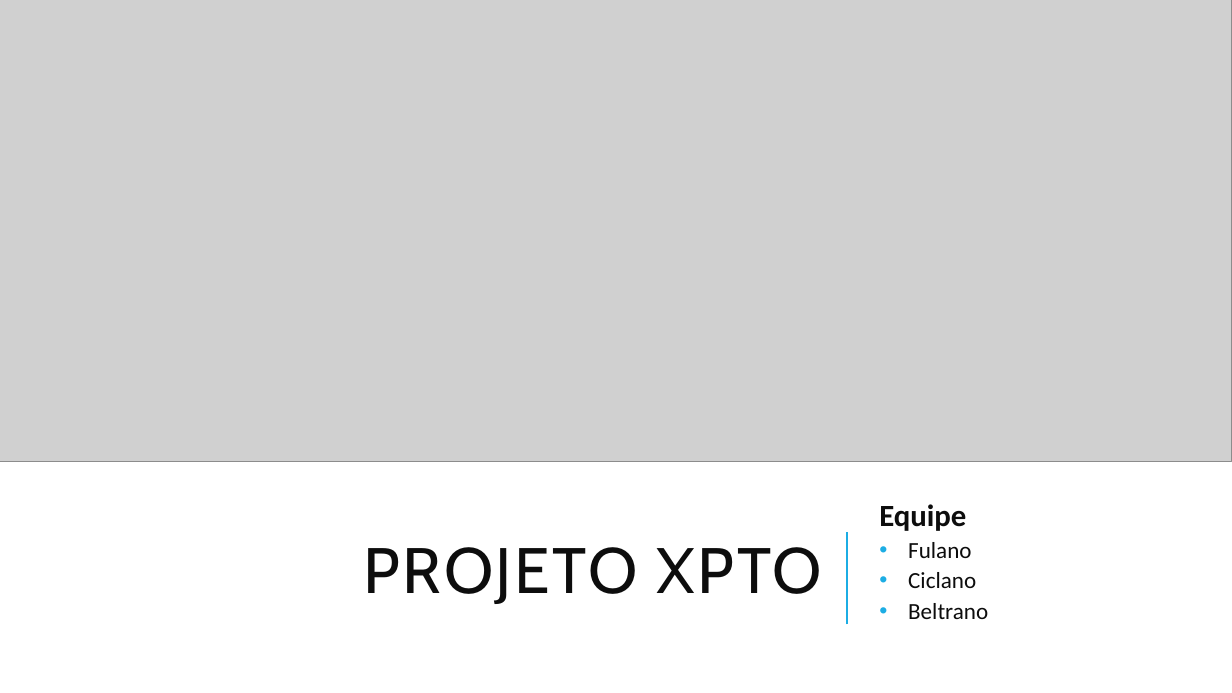
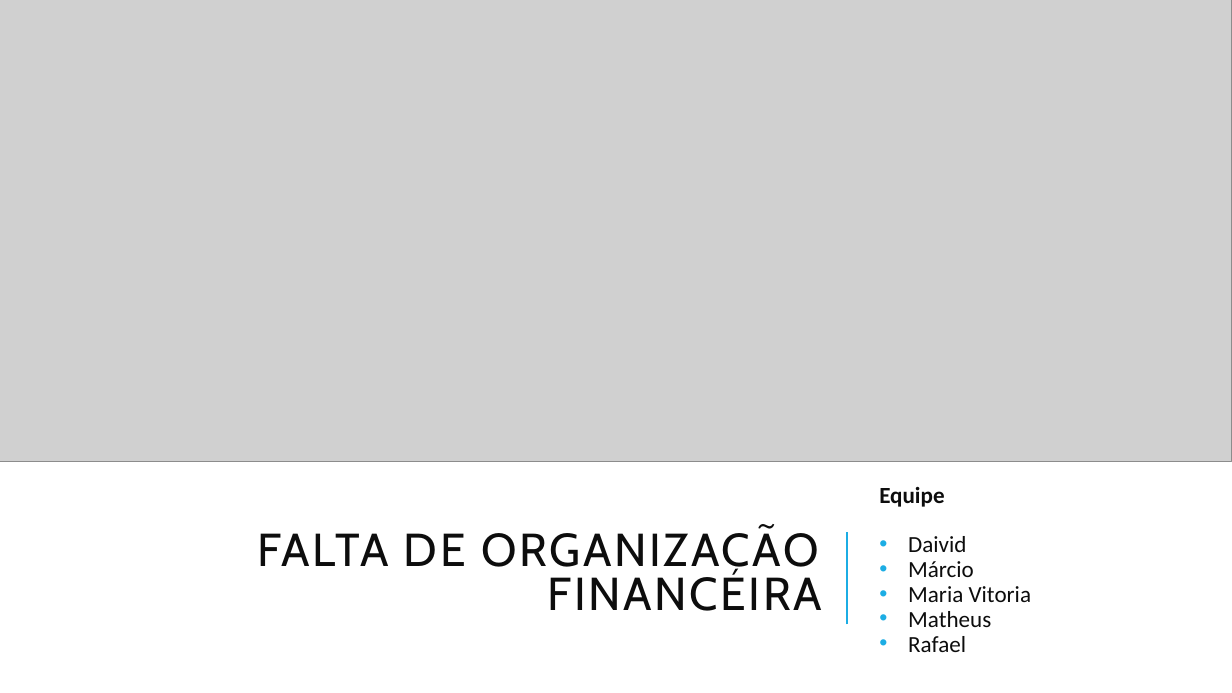
Before and after one commit to ICEI-PUC-Minas-PMGCC-TI/tiaw-pmg-cc-t-20222-03-falta-de-organizacao-financeira, a slide deck: slide 11 of docs/apresentacao/apresentacao - TEMPLATE.pptx (slide 8 before the commit). Drawn at 1232x693 pixels with LibreOffice and Linux fonts; fonts in the diff are those of the drawing; grey boxes stand for pictures. Boxes give left, top, right and bottom in pixels: in the first picture for what was removed or moved away, otherwise in the second. Text is boxed around its words. In the diff, an @@ line names an element or a change of style, - is before the commit and + after.

Commit message:
Atualização do projeto para a Sprint 1

```diff
--- a/docs/apresentacao/apresentacao - TEMPLATE.pptx
+++ b/docs/apresentacao/apresentacao - TEMPLATE.pptx
@@ text at <box>879,487,944,507</box>: size 24 to 18 pt in "Equipe"; line spacing 1 to 0.8 @@
@@ title at <box>258,527,822,611</box>: text changed; size 50 to 36 pt @@
-PROJETO XPTO
+FALTA DE ORGANIZAÇÃO FINANCEIRA
@@ text at <box>908,536,1031,652</box>: text changed @@
-• Fulano
-• Ciclano
-• Beltrano
+• Daivid
+• Márcio
+• Maria Vitoria
+• Matheus
+• Rafael
```
Also in this commit, not shown: 7 other slides changed, 3 slides added, 7 other files.
